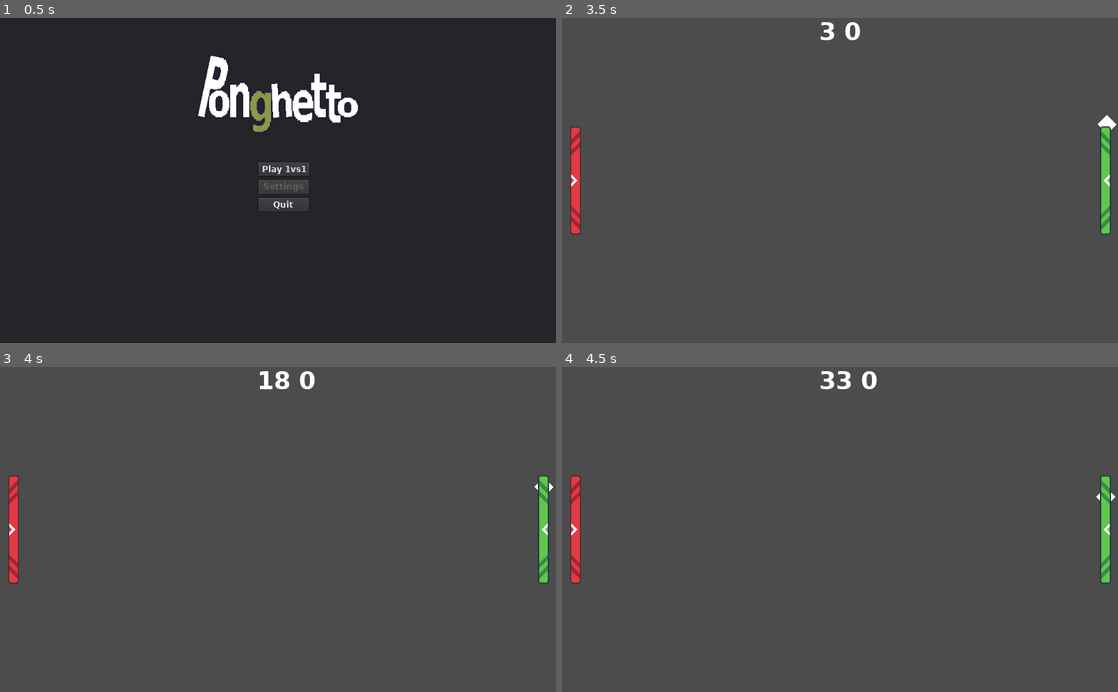
Above: before the commit, frames 1-4 (two rows, left to right).
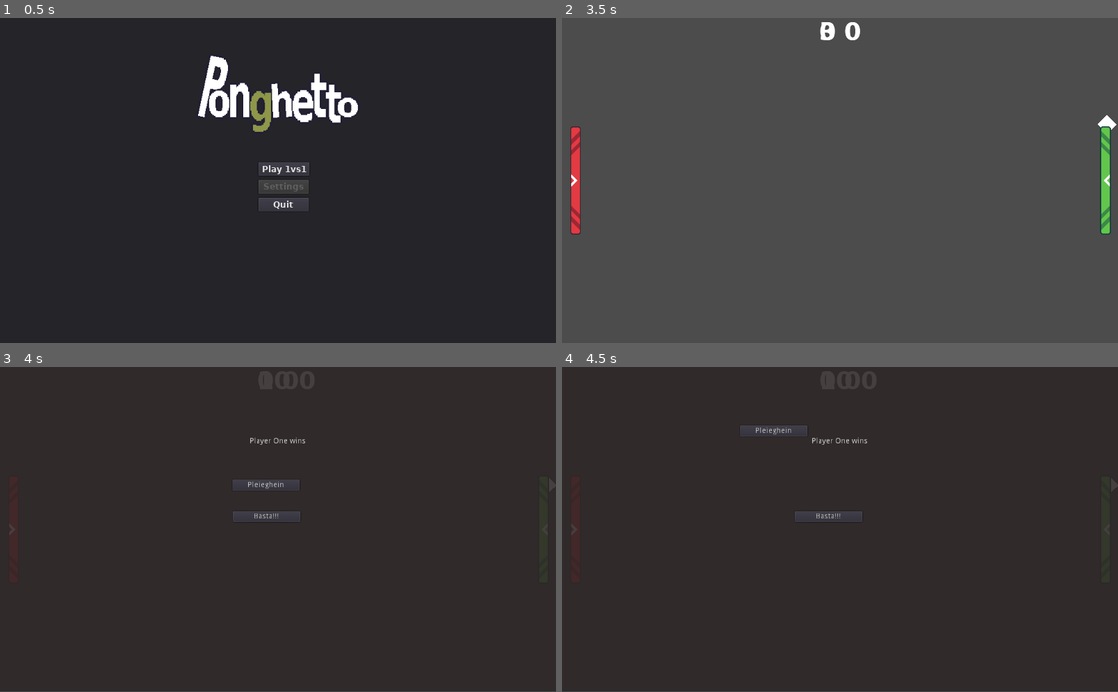
Above: after the commit, the same moments.

Repository: EvonoversGameJam/PongRaffoSinasio
Game: Godot game, scene res://scenes/Menu.tscn
Two runs of this game, one before a commit and one after it. Both use one fixed random seed, a clock stepped at 60 frames per second and the inputs below.
Inputs (mouse positions are in pixels of both pictures, inside the frame that each line leads up to):
- Up to frame 1 (0.5 s): no input
- Up to frame 2 (3.5 s): click "Play 1vs1" at 0.5 s; move the mouse to (962, 164) at 1.27 s; move the mouse to (728, 196) at 2.02 s; move the mouse to (895, 109) at 2.77 s
- Up to frame 3 (4 s): move the mouse to (250, 594) at 3.52 s
- Up to frame 4 (4.5 s): click (828, 484) at 4.25 s, where only the run after the commit has a clickable "Pleieghein"

Frame 1 is identical in both runs. In frame 2, less than 0.1% of the frame differs, in the area x 46-54%, y 1-7%; in frame 3, 99%, in the area x 0-100%, y 0-100%; in frame 4, 99%.

Commit message:
add game over

Diff:
--- a/scenes/GameManager.gd
+++ b/scenes/GameManager.gd
@@ -1,6 +1,8 @@
 extends Node
 
+
 onready var score_counter: ScoreCounter = get_node("ScoreCounter")
+var max_score = 10
 
 func _process(delta):
 	if Input.is_action_just_pressed("ui_cancel"):
@@ -23,6 +25,18 @@
 	score_counter.set_score_1(score_1)
 	score_counter.set_score_2(score_2)
 
+	var winner
+	if (score_1 == max_score):
+		winner = "Player One"
+	elif (score_2 == max_score):
+		winner = "Player Two"
+
+	if winner != null:
+		$GameOver.set_text(winner + " wins")
+		$GameOver.show()
+		get_tree().paused = true
+		return
+
 
 func _on_PauseMenu_restart() -> void:
 	$ScoreCounter.reset_scores()
--- a/scenes/GameManager.tscn
+++ b/scenes/GameManager.tscn
@@ -1,9 +1,10 @@
-[gd_scene load_steps=5 format=2]
+[gd_scene load_steps=6 format=2]
 
 [ext_resource path="res://scenes/PauseMenu.tscn" type="PackedScene" id=1]
 [ext_resource path="res://scenes/Game.tscn" type="PackedScene" id=2]
 [ext_resource path="res://scenes/GameManager.gd" type="Script" id=3]
 [ext_resource path="res://scenes/ScoreCounter.tscn" type="PackedScene" id=4]
+[ext_resource path="res://scenes/GameOver.tscn" type="PackedScene" id=5]
 
 [node name="GameManager" type="Node"]
 pause_mode = 2
@@ -17,6 +18,11 @@
 [node name="PauseMenu" parent="." instance=ExtResource( 1 )]
 visible = false
 
+[node name="ScoreCounter" parent="." instance=ExtResource( 4 )]
+
+[node name="GameOver" parent="." instance=ExtResource( 5 )]
+visible = false
+
 [connection signal="players_score" from="Game" to="." method="_on_Game_players_score"]
 [connection signal="main_menu" from="PauseMenu" to="." method="_on_PauseMenu_main_menu"]
 [connection signal="restart" from="PauseMenu" to="." method="_on_PauseMenu_restart"]
--- /dev/null
+++ b/scenes/GameOver.gd
@@ -0,0 +1,24 @@
+extends Control
+
+
+# Called when the node enters the scene tree for the first time.
+func _ready():
+	pass # Replace with function body.
+
+
+func set_text(text):
+	$Label.text = text
+
+
+
+func _on_PleiegheinButton_mouse_entered():
+	var values = [-1, 1]
+	var space_amount = (values[randi() % 2] * 100)
+	$Pleieghein.margin_left += space_amount
+	$Pleieghein.margin_bottom += space_amount
+	$Pleieghein.margin_right += space_amount
+	$Pleieghein.margin_top += space_amount
+
+
+func _on_Quit_pressed():
+	get_tree().quit()
--- /dev/null
+++ b/scenes/GameOver.tscn
@@ -0,0 +1,37 @@
+[gd_scene load_steps=2 format=2]
+
+[ext_resource path="res://scenes/GameOver.gd" type="Script" id=1]
+
+[node name="GameOver" type="Control"]
+margin_right = 40.0
+margin_bottom = 40.0
+script = ExtResource( 1 )
+
+[node name="ColorRect" type="ColorRect" parent="."]
+margin_right = 1026.0
+margin_bottom = 599.0
+color = Color( 0.176471, 0.14902, 0.14902, 0.882353 )
+
+[node name="Label" type="Label" parent="."]
+margin_left = 460.0
+margin_top = 130.0
+margin_right = 533.0
+margin_bottom = 144.0
+text = "Game Over"
+
+[node name="Pleieghein" type="Button" parent="."]
+margin_left = 428.0
+margin_top = 208.0
+margin_right = 552.0
+margin_bottom = 228.0
+text = "Pleieghein"
+
+[node name="Quit" type="Button" parent="."]
+margin_left = 429.0
+margin_top = 266.0
+margin_right = 553.0
+margin_bottom = 286.0
+text = "Basta!!!"
+
+[connection signal="mouse_entered" from="Pleieghein" to="." method="_on_PleiegheinButton_mouse_entered"]
+[connection signal="pressed" from="Quit" to="." method="_on_Quit_pressed"]
--- a/scenes/Platform.gd
+++ b/scenes/Platform.gd
@@ -11,7 +11,7 @@
 var _forward: Vector2 = Vector2.UP
 var _player_number = null
 
-func _process(delta: float) -> void:
+func _process(delta):
 	if _player_number != null:
 		var direction := (self.global_position - to_global(self._forward)).normalized()
 		if Input.is_action_pressed("platform_right"+_player_number):
--- a/scenes/ScoreCounter.gd
+++ b/scenes/ScoreCounter.gd
@@ -1,15 +1,20 @@
 extends Control
 class_name ScoreCounter
+signal player_wins
 
 onready var score_1: Label = get_node("HBoxContainer/Score1")
 onready var score_2: Label = get_node("HBoxContainer/Score2")
 onready var score_sound: AudioStreamPlayer = get_node("HBoxContainer/CrowdCheer")
 
 func set_score_1(value:int):
+	if value == 10:
+		emit_signal("player_wins", "Player One")
 	score_1.text = str(value)
 	score_sound.play()
 
 func set_score_2(value):
+	if value == 10:
+		emit_signal("player_wins", "Player Two")
 	score_2.text = str(value)
 	score_sound.play()
 
